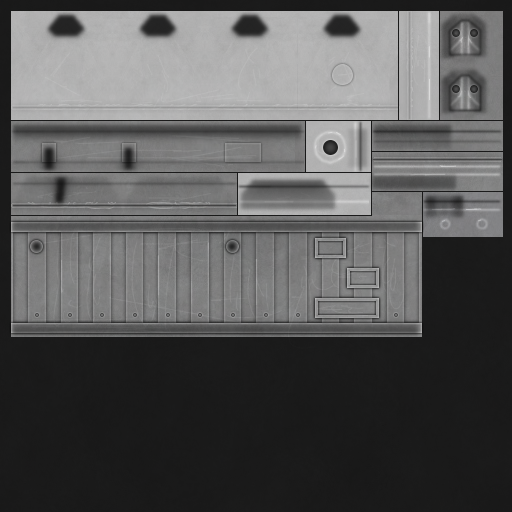
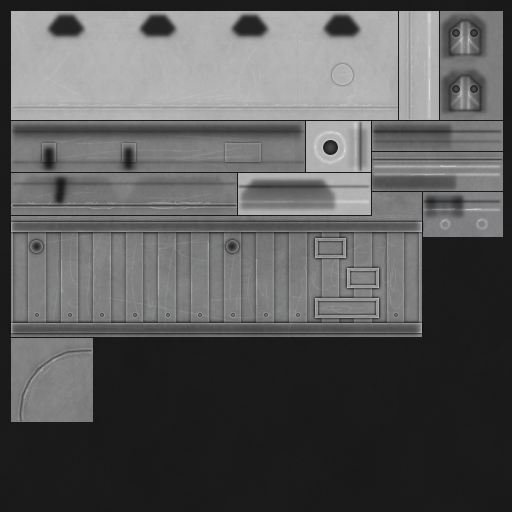
Comparing the layer stacks of the two (512, 512) images. Changes:
painted on "b" (2nd of 3, in "b") over box(19, 350, 92, 422)
painted on "b higher" over box(23, 351, 67, 399)
painted on "b high" over box(17, 347, 93, 422)
painted on "GR 2" over box(25, 357, 78, 406)
painted on "gr 1" over box(11, 343, 93, 422)
painted on "b" (3rd of 3) over box(11, 338, 93, 422)
